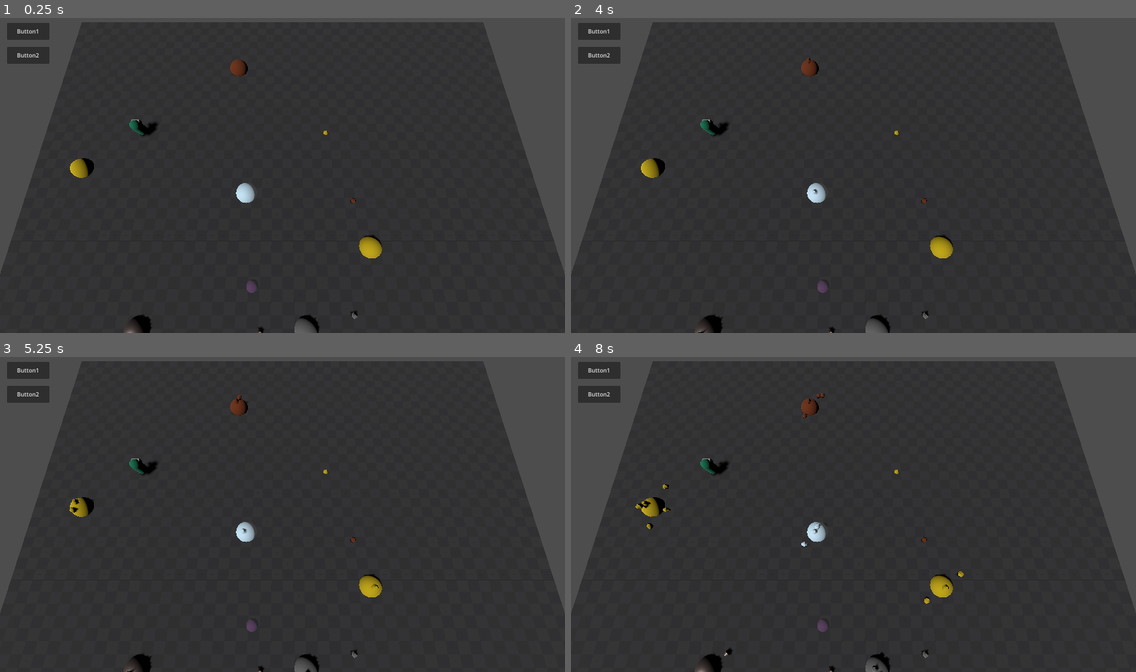
Above: before the commit, frames 1-4 (two rows, left to right).
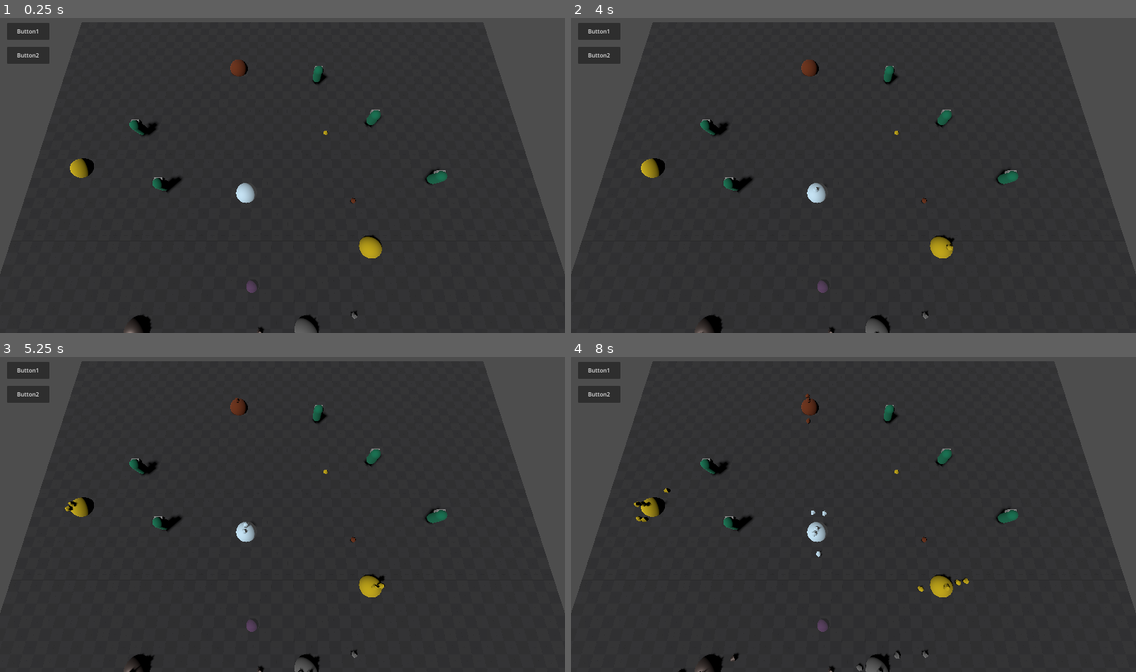
Above: after the commit, the same moments.

Repository: swpgamedev/outpost-defense
Game: Godot game, scene res://WorldScenes/TestScenes/worker_test_level.tscn
The game is run twice, just before and just after one commit, with the same random seed, the same clock (stepped at 60 frames per second) and the same inputs. The project has no main scene, so this scene is started directly.
Inputs (mouse positions are in pixels of both pictures, inside the frame that each line leads up to):
- Up to frame 1 (0.25 s): no input
- Up to frame 2 (4 s): click "Button1" at 0.5 s; click "Button2" at 1.25 s; tap Enter (ui_accept) at 2, 2.75, 3.5 s; move the mouse to (977, 159) at 2.02 s; hold D (move_right) 2.03-2.78 s; tap 0 (test) at 2.1, 2.85, 3.6 s; click (977, 159) at 2.17 s; tap Space (jump) at 2.27, 3.02 s; move the mouse to (740, 191) at 2.77 s; hold S (move_back) 2.78-3.53 s; click (740, 191) at 2.92 s; move the mouse to (910, 106) at 3.52 s; hold D (move_right) from 3.53 s (still down); click (910, 106) at 3.67 s
- Up to frame 3 (5.25 s): tap Enter (ui_accept) at 4.25 s; move the mouse to (254, 577) at 4.27 s; release D (move_right) at 4.28 s; hold W (move_forward) 4.28-5.03 s; tap 0 (test) at 4.35, 5.1 s; click (254, 577) at 4.42 s; tap Space (jump) at 4.52 s; move the mouse to (452, 561) at 5.02 s; hold A (move_left) from 5.03 s (still down); click (452, 561) at 5.17 s
- Up to frame 4 (8 s): tap Space (jump) at 5.27, 6.02, 7.52 s; move the mouse to (684, 467) at 5.77 s; tap 0 (test) at 5.85, 6.6, 7.35 s; click (684, 467) at 5.92 s; move the mouse to (881, 514) at 6.52 s; release A (move_left) at 6.53 s; hold S (move_back) 6.53-7.28 s; click (881, 514) at 6.67 s; move the mouse to (768, 432) at 7.27 s; hold D (move_right) from 7.28 s (still down); click (768, 432) at 7.42 s

The runs differ from the first frame. In frame 1, 0.5% of the frame differs, in the area x 27-80%, y 15-56%; in frame 2, 0.5%; in frame 3, 0.7%; in frame 4, 1.0%, in the area x 11-80%, y 11-100%.
Error before the commit: Out of bounds get index '0' (on base: 'Dictionary') (res://Utility/Managers/worker_manager.gd:9)

Commit message:
Fixes to find idle worker

Diff:
--- a/Characters/Worker/worker.tscn
+++ b/Characters/Worker/worker.tscn
@@ -11,10 +11,11 @@
 
 [sub_resource type="CapsuleMesh" id="CapsuleMesh_u1olj"]
 
-[node name="Worker" type="RigidBody3D" unique_id=566881945 node_paths=PackedStringArray("nav_agent")]
+[node name="Worker" type="RigidBody3D" unique_id=1059500010 node_paths=PackedStringArray("nav_agent")]
 physics_material_override = SubResource("PhysicsMaterial_8w0bo")
 script = ExtResource("1_8w0bo")
 nav_agent = NodePath("NavigationAgent3D")
+metadata/_custom_type_script = "uid://b13jkdbqf2cum"
 
 [node name="CollisionShape3D" type="CollisionShape3D" parent="." unique_id=759157175]
 shape = SubResource("CapsuleShape3D_r51mh")
--- a/Characters/Worker/worker_behavior.gd
+++ b/Characters/Worker/worker_behavior.gd
@@ -4,6 +4,7 @@
 # TODO
 # - Seperate worker behaivor into:
 # -- Movement
+# -- Inventory
 # -- Working action
 # -- Combat
 
--- a/Utility/Managers/resource_manager.gd
+++ b/Utility/Managers/resource_manager.gd
@@ -2,7 +2,7 @@
 
 enum ResourceType {Gold, Wood, Stone, Iron, Crystal}
 
-#region
+#region NODES AND CHUNKS
 var GoldNodes : Array[ResourceNode] = []
 var WoodNodes : Array[ResourceNode] = []
 var StoneNodes : Array[ResourceNode] = []
@@ -25,6 +25,20 @@
 
 var nodeDict : Dictionary = {}
 var chunkDict : Dictionary = {}
+#endregion
+
+#region RESOURCE REQUESTS
+
+# OUTSTANDING = player has requested a building
+var outstanding_gold_req : float
+var outstanding_wood_req : float
+var outstanding_stone_req : float
+var outstanding_iron_req : float
+var outstanding_crystal_req : float
+
+# PENDING = resources tagged to be used for building requests (can be at site, in warehouse, or in logi worker inventory)
+var pending_gold_req : float
+
 #endregion
 
 func _ready() -> void:
--- a/Utility/Managers/worker_manager.gd
+++ b/Utility/Managers/worker_manager.gd
@@ -1,21 +1,29 @@
 extends Node
 
-enum JobType {None, GatherWood, Logistics, Repair}
+enum JobType {None, GatherGold, GatherWood, GatherStone, GatherIron, GatherCrystal, Logistics, Repair}
 
-@export var worker_dict : Dictionary = {Worker : JobType}
+@export var worker_dict : Dictionary[Worker, int]
 
 func _process(delta: float) -> void:
 	if Input.is_action_just_pressed("test") :
-		AssignWorker(worker_dict[0], JobType.GatherWood)
+		print("worker_dict: " + str(worker_dict))
+		print("Keys: " + str(worker_dict.keys()))
+		print("Values: " + str(worker_dict.values()))
+
+		var selected_worker : Worker = GetClosestIdleWorkerAtPos(Vector3.ZERO)
+		if selected_worker != null and worker_dict[selected_worker] != null:
+			AssignWorker(selected_worker, JobType.Logistics)
 
 
-func AssignWorker(selected_worker : Worker, selected_job : JobType) : #, target : Node3D, job_to_assign : Worker.JobType
+
+
+func AssignWorker(selected_worker : Worker, selected_job : JobType) :
 	worker_dict[selected_worker] = selected_job
 
 func NewWorker(worker : Worker) :
 	worker_dict.get_or_add(worker, JobType.None)
 
-func GetClosestIdleWorkerAtPos(origin : Vector3) : #-> Worker
+func GetClosestIdleWorkerAtPos(origin : Vector3) -> Worker :
 	var closest_worker : Worker = null
 	var shortest_distance : float = INF
 
@@ -25,5 +33,5 @@
 		if distance < shortest_distance :
 			shortest_distance = distance
 			closest_worker = check_worker
-
-	#return closest_worker
+	print("CLOSEST WORKER: " + str(closest_worker))
+	return closest_worker
--- a/WorldScenes/TestScenes/worker_test_level.tscn
+++ b/WorldScenes/TestScenes/worker_test_level.tscn
@@ -80,6 +80,34 @@
 debug_target = NodePath("../DebugTarget")
 stopping_dist = 2.0
 
+[node name="Worker2" parent="." unique_id=989758019 node_paths=PackedStringArray("debug_target") instance=ExtResource("3_k7njs")]
+transform = Transform3D(1, 0, 0, 0, 1, 0, 0, 0, 1, -9.313629, 1, 11.112507)
+axis_lock_angular_x = true
+axis_lock_angular_z = true
+debug_target = NodePath("../DebugTarget")
+stopping_dist = 2.0
+
+[node name="Worker3" parent="." unique_id=475942067 node_paths=PackedStringArray("debug_target") instance=ExtResource("3_k7njs")]
+transform = Transform3D(1, 0, 0, 0, 1, 0, 0, 0, 1, 11.319254, 1, 4.1179886)
+axis_lock_angular_x = true
+axis_lock_angular_z = true
+debug_target = NodePath("../DebugTarget")
+stopping_dist = 2.0
+
+[node name="Worker4" parent="." unique_id=623260697 node_paths=PackedStringArray("debug_target") instance=ExtResource("3_k7njs")]
+transform = Transform3D(1, 0, 0, 0, 1, 0, 0, 0, 1, -14.580553, 1, 4.7804985)
+axis_lock_angular_x = true
+axis_lock_angular_z = true
+debug_target = NodePath("../DebugTarget")
+stopping_dist = 2.0
+
+[node name="Worker5" parent="." unique_id=1343740525 node_paths=PackedStringArray("debug_target") instance=ExtResource("3_k7njs")]
+transform = Transform3D(1, 0, 0, 0, 1, 0, 0, 0, 1, -3.8600483, 1, 16.427277)
+axis_lock_angular_x = true
+axis_lock_angular_z = true
+debug_target = NodePath("../DebugTarget")
+stopping_dist = 2.0
+
 [node name="DebugTarget" type="Node3D" parent="." unique_id=1729126804]
 transform = Transform3D(1, 0, 0, 0, 1, 0, 0, 0, 1, 2.5, 1, -4.5)
 
